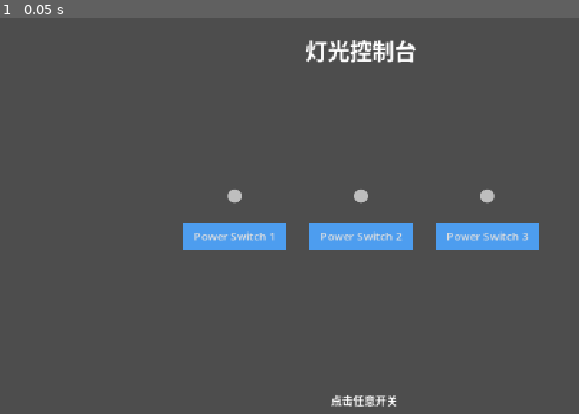
Above: before the commit, frame 1.
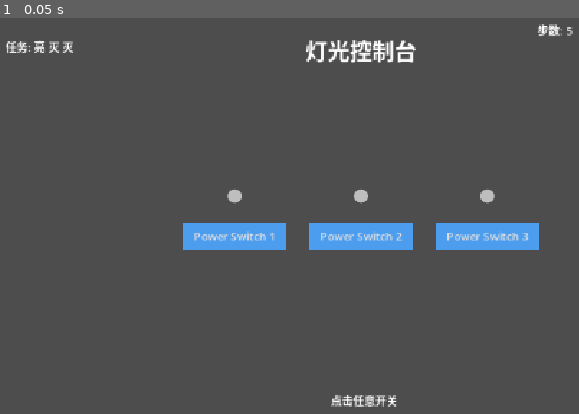
Above: after the commit, the same moment.

Repository: GreedyWhale/oh-my-godot
Game: Godot game, scene res://light_puzzle/main.tscn
Two runs of this game, one before a commit and one after it. Both use one fixed random seed, a clock stepped at 60 frames per second and the inputs below.
Inputs:
- Up to frame 1 (0.05 s): no input

The runs differ from the first frame. In frame 1, 0.3% of the frame differs, in the area x 1-99%, y 1-9%.

Commit message:
feat(light_puzzle): 重构游戏逻辑，新增步数与任务系统
整合结果弹窗至CanvasLayer，移除冗余的result_ui相关文件
优化电源开关的信号发射逻辑，仅在用户按下按钮时触发状态变更
重写主游戏流程，新增5步步数限制、随机任务目标与匹配式胜利条件
添加步数统计、任务状态显示UI与重新开始功能
更新场景布局与信号连接配置

Diff:
--- /dev/null
+++ b/light_puzzle/canvas_layer.gd
@@ -0,0 +1,47 @@
+extends CanvasLayer
+
+signal restart
+
+@onready var result_ui = $ResultUI
+@onready var result_lable = $ResultUI/Label
+@onready var step_label: Label = $Steps
+@onready var missions_label: Label = $Missions
+
+var _tween: Tween
+
+# Called when the node enters the scene tree for the first time.
+func _ready() -> void:
+	pass # Replace with function body.
+
+
+func init_result_ui() -> void:
+	result_lable.pivot_offset_ratio = Vector2(0.5, 0.5)
+	result_lable.scale = Vector2.ZERO
+	result_ui.hide()
+
+func show_result(text: String) -> void:
+	# 先显示，再设置文字，让布局正常更新
+	result_ui.show()
+	result_lable.text = text
+
+	# 每次从零开始缩放，并停止上一次未完成的动画
+	if _tween and _tween.is_valid():
+		_tween.kill()
+	result_lable.scale = Vector2.ZERO
+
+	_tween = create_tween()
+	_tween.tween_property(result_lable, "scale", Vector2.ONE, 0.5).set_trans(Tween.TRANS_BACK).set_ease(Tween.EASE_OUT)
+
+func set_steps(step: int) -> void:
+	step_label.text = "步数: %d" % step
+
+func set_missions(missions: Array[bool]) -> void:
+	var text = " ".join(missions.map(
+		func(s: bool) -> String: return "亮" if s else "灭"
+	))
+	missions_label.text = "任务: %s" % text
+
+
+func _on_button_pressed() -> void:
+	result_ui.hide()
+	restart.emit()
--- a/light_puzzle/main.gd
+++ b/light_puzzle/main.gd
@@ -5,21 +5,27 @@
 	"res://light_puzzle/power_switch.tscn"
 )
 
-var switch_states: Array[bool] = []
+var switchs: Array[PowerSwitch] = []
+var missions: Array[bool] = []
+var steps_left = 0
+const TOTAL_STEPS = 5
+const SWITCH_BUTTON_COUNT := 3
 
 
 
 func _ready() -> void:
-
+	steps_left = TOTAL_STEPS
+	$CanvasLayer.set_steps(TOTAL_STEPS)
+	$CanvasLayer.restart.connect(on_restart)
 	create_power_switches()
 
 
 
 func create_power_switches() -> void:
 
-
-	for i in 3:
-		switch_states.append(false)
+	missions = generate_random_states(SWITCH_BUTTON_COUNT)
+	$CanvasLayer.set_missions(missions)
+	for i in SWITCH_BUTTON_COUNT:
 
 		# 创建组件
 		var switch: PowerSwitch = (
@@ -33,10 +39,11 @@
 		)
 
 
+
 		# 初始化组件
 		switch.initialize(
 			i,
-			"Power Switch %s" % (i + 1)
+			"Power Switch %d" % (i + 1)
 		)
 
 
@@ -45,21 +52,55 @@
 			_on_switch_changed
 		)
 
+		switchs.append(switch)
 
 
 
-func _on_switch_changed(
-	id: int,
-	value: bool
-) -> void:
-	switch_states[id] = value
-	if is_game_over():
-		$CanvasLayer/ResultUI.show_result("挑战成功")
 
-func is_game_over() -> bool:
-	var turned_on_count = 0
-	for item in switch_states:
-		if item:
-			turned_on_count += 1
+func _on_switch_changed(id: int, value: bool) -> void:
+	consume_step()
+	check_result()
 
-	return turned_on_count == 2
+
+# 只负责"消耗一步"：修改状态 + 更新 UI
+func consume_step() -> void:
+	steps_left -= 1
+	$CanvasLayer.set_steps(steps_left)
+
+
+# 只负责"判断结果"：纯查询，不修改任何状态
+func get_result() -> String:
+	var results := []
+	for item in switchs:
+		results.append(item.is_turned_on)
+
+	if results == missions and steps_left >= 0:
+		return "挑战成功"
+	if steps_left <= 0:
+		return "挑战失败"
+	return ""
+
+
+# 根据结果决定是否展示结算界面
+func check_result() -> void:
+	var result := get_result()
+	if result != "":
+		$CanvasLayer.show_result(result)
+
+func on_restart() -> void:
+	steps_left = TOTAL_STEPS
+	$CanvasLayer.set_steps(steps_left)
+
+	for item in switchs:
+		item.set_state(false)
+
+func generate_random_states(count: int) -> Array[bool]:
+	var states: Array[bool] = []
+	for i in count:
+		states.append(randf() < 0.5)
+
+	# 保证至少有一个 true
+	if not states.has(true):
+		states[randi() % count] = true
+
+	return states
--- a/light_puzzle/main.tscn
+++ b/light_puzzle/main.tscn
@@ -1,7 +1,40 @@
 [gd_scene format=3 uid="uid://cyu6drhli7rrs"]
 
 [ext_resource type="Script" uid="uid://bif3htd63sk7e" path="res://light_puzzle/main.gd" id="1_qcpma"]
-[ext_resource type="Script" uid="uid://d36q5tilwhyt8" path="res://light_puzzle/result_ui.gd" id="2_kqg58"]
+[ext_resource type="Script" uid="uid://h1j55ynmbee4" path="res://light_puzzle/canvas_layer.gd" id="2_ntq7p"]
+
+[sub_resource type="GDScript" id="GDScript_kqg58"]
+script/source = "extends Control
+
+@onready var label: Label = $Label
+
+var _tween: Tween
+
+
+func _ready() -> void:
+	# 缩放中心 = 控件中心，文字变化后自动跟随
+	label.pivot_offset_ratio = Vector2(0.5, 0.5)
+	label.scale = Vector2.ZERO
+	hide()
+
+
+func show_result(text: String) -> void:
+	# 先显示，再设置文字，让布局正常更新
+	show()
+	label.text = text
+
+	# 每次从零开始缩放，并停止上一次未完成的动画
+	if _tween and _tween.is_valid():
+		_tween.kill()
+	label.scale = Vector2.ZERO
+
+	_tween = create_tween()
+	_tween.tween_property(label, \"scale\", Vector2.ONE, 0.5) \\
+		.set_trans(Tween.TRANS_BACK).set_ease(Tween.EASE_OUT)
+"
+
+[sub_resource type="StyleBoxFlat" id="StyleBoxFlat_r030d"]
+bg_color = Color(0.69511586, 0.5173032, 0.79741514, 1)
 
 [node name="Main" type="Node" unique_id=982417720]
 script = ExtResource("1_qcpma")
@@ -22,6 +55,7 @@
 alignment = 1
 
 [node name="CanvasLayer" type="CanvasLayer" parent="." unique_id=537041125]
+script = ExtResource("2_ntq7p")
 
 [node name="Title" type="Label" parent="CanvasLayer" unique_id=982910302]
 anchors_preset = 5
@@ -56,22 +90,61 @@
 anchor_bottom = 1.0
 grow_horizontal = 2
 grow_vertical = 2
-script = ExtResource("2_kqg58")
+script = SubResource("GDScript_kqg58")
+
+[node name="Panel" type="Panel" parent="CanvasLayer/ResultUI" unique_id=1300799824]
+layout_mode = 1
+anchors_preset = 15
+anchor_right = 1.0
+anchor_bottom = 1.0
+grow_horizontal = 2
+grow_vertical = 2
+theme_override_styles/panel = SubResource("StyleBoxFlat_r030d")
 
 [node name="Label" type="Label" parent="CanvasLayer/ResultUI" unique_id=312177885]
+layout_mode = 1
+anchors_preset = 5
+anchor_left = 0.5
+anchor_right = 0.5
+offset_left = -0.5
+offset_top = 142.0
+offset_right = 0.5
+offset_bottom = 230.0
+grow_horizontal = 2
+theme_override_colors/font_color = Color(0.33039454, 0.7596356, 0.89351624, 1)
+theme_override_font_sizes/font_size = 64
+horizontal_alignment = 1
+vertical_alignment = 1
+
+[node name="Button" type="Button" parent="CanvasLayer/ResultUI" unique_id=57831100]
 layout_mode = 1
 anchors_preset = 8
 anchor_left = 0.5
 anchor_top = 0.5
 anchor_right = 0.5
 anchor_bottom = 0.5
-offset_left = -0.5
-offset_top = -11.5
-offset_right = 0.5
-offset_bottom = 11.5
+offset_left = -80.0
+offset_top = -20.0
+offset_right = 80.0
+offset_bottom = 20.0
 grow_horizontal = 2
 grow_vertical = 2
-theme_override_colors/font_color = Color(0.33039454, 0.7596356, 0.89351624, 1)
-theme_override_font_sizes/font_size = 64
-horizontal_alignment = 1
-vertical_alignment = 1
+text = "重新开始"
+
+[node name="Steps" type="Label" parent="CanvasLayer" unique_id=1485922756]
+anchors_preset = 1
+anchor_left = 1.0
+anchor_right = 1.0
+offset_left = -312.0
+offset_top = 40.0
+offset_right = -272.0
+offset_bottom = 63.0
+grow_horizontal = 0
+
+[node name="Missions" type="Label" parent="CanvasLayer" unique_id=491630812]
+offset_left = 64.0
+offset_top = 64.0
+offset_right = 104.0
+offset_bottom = 87.0
+
+[connection signal="pressed" from="CanvasLayer/ResultUI/Button" to="CanvasLayer" method="_on_button_pressed"]
--- a/light_puzzle/power_switch.gd
+++ b/light_puzzle/power_switch.gd
@@ -66,6 +66,11 @@
 		not is_turned_on
 	)
 
+	state_changed.emit(
+		switch_id,
+		is_turned_on
+	)
+
 
 
 ## 修改状态统一入口
@@ -82,11 +87,6 @@
 	update_indicator()
 
 
-	state_changed.emit(
-		switch_id,
-		is_turned_on
-	)
-
 
 
 ## 更新视觉表现
--- a/light_puzzle/result_ui.gd
+++ /dev/null
@@ -1,31 +0,0 @@
-extends Control
-
-@onready var label: Label = $Label
-
-
-# Called when the node enters the scene tree for the first time.
-func _ready() -> void:
-	hide()
-
-
-func show_result(text:String):
-
-	label.text = text
-	print(label.size, " min=", label.get_minimum_size())
-	label.pivot_offset = label.get_minimum_size() / 2
-	label.scale = Vector2.ZERO
-	show()
-
-	var tween = create_tween()
-
-
-	tween.tween_property(
-		label,
-		"scale",
-		Vector2.ONE,
-		0.5
-	).set_trans(
-		Tween.TRANS_BACK
-	).set_ease(
-		Tween.EASE_OUT
-	)
Not shown, added: light_puzzle/canvas_layer.gd.uid
Not shown, removed: light_puzzle/result_ui.gd.uid
